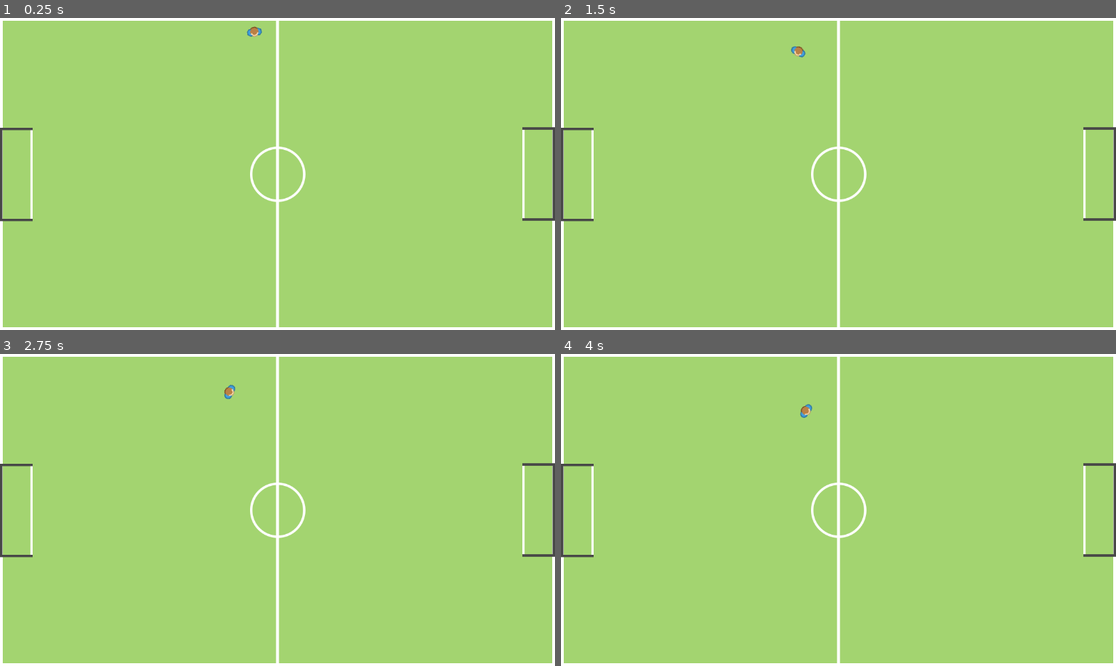
Above: before the commit, frames 1-4 (two rows, left to right).
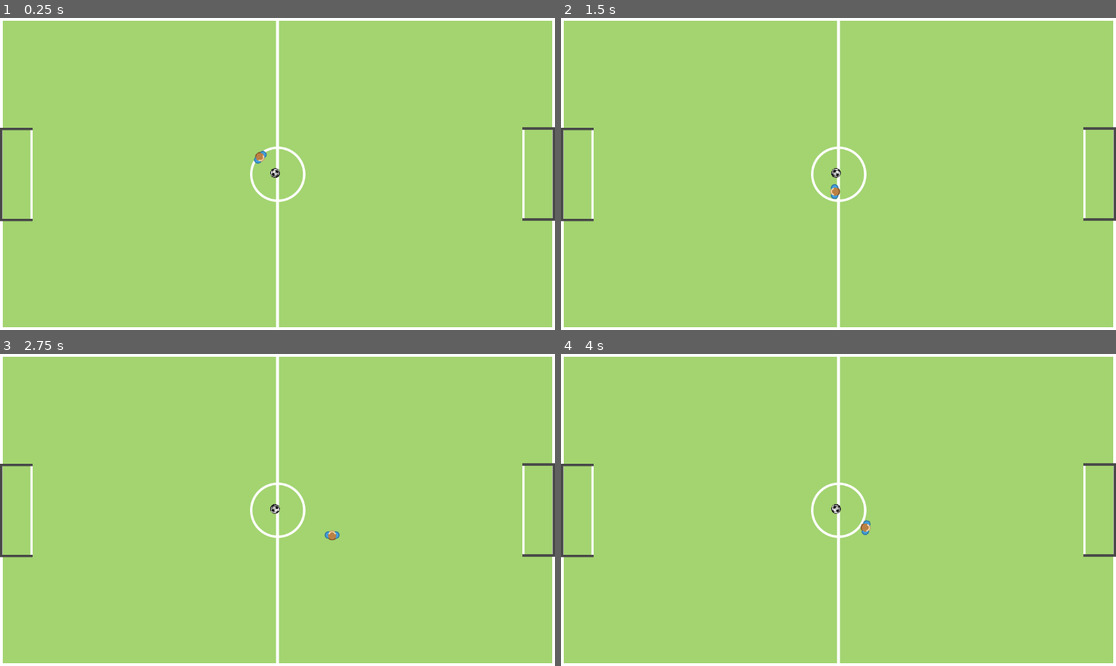
Above: after the commit, the same moments.

Repository: Jahimees/yardball
Game: Godot game, scene res://game/game_field/game_field.tscn
Same seed, same stepped clock (60 frames per second), same inputs: the game is played once before the commit and once after it. This scene is started directly instead of the project's main scene.
Inputs (mouse positions are in pixels of both pictures, inside the frame that each line leads up to):
- Up to frame 1 (0.25 s): no input
- Up to frame 2 (1.5 s): tap Enter at 0.5 s; move the mouse to (960, 158) at 0.52 s; hold D (move_right) 0.53-1.28 s; move the mouse to (727, 189) at 1.27 s; hold S (move_back) from 1.28 s (still down)
- Up to frame 3 (2.75 s): move the mouse to (333, 441) at 2.02 s; release S (move_back) at 2.03 s; hold D (move_right) from 2.03 s (still down)
- Up to frame 4 (4 s): move the mouse to (810, 572) at 2.77 s; release D (move_right) at 2.78 s; hold W (move_forward) 2.78-3.53 s; move the mouse to (1005, 556) at 3.52 s; hold A (move_left) from 3.53 s (still down)

The runs differ from the first frame. In frame 1, 0.2% of the frame differs, in the area x 44-51%, y 2-52%; in frame 2, 0.2%; in frame 3, 0.2%; in frame 4, 0.2%, in the area x 43-56%, y 16-59%.

Commit message:
another pushing

Diff:
--- a/game/ball/ball.gd
+++ b/game/ball/ball.gd
@@ -4,12 +4,12 @@
 @onready var ball_animation: AnimatedSprite2D = $ballAnimation
 
 var current_speed
-var max_speed := 1.0
+var max_speed := 1.5
 
 func _process(delta: float) -> void:
 	current_speed = linear_velocity.length()
 
-	var speed_noralized := clampf(current_speed/max_speed, 0.0, 0.5)
+	var speed_noralized := clampf(current_speed/max_speed, 0.0, 0.7)
 
 	var animation_speed := lerpf(0.1, max_speed, speed_noralized)
 
--- a/game/game_field/game_field.tscn
+++ b/game/game_field/game_field.tscn
@@ -1,7 +1,8 @@
-[gd_scene load_steps=6 format=3 uid="uid://djutivbypgy10"]
+[gd_scene load_steps=7 format=3 uid="uid://djutivbypgy10"]
 
 [ext_resource type="Texture2D" uid="uid://b1ckm81hvwwa1" path="res://assets/field/FootballGround.png" id="1_467e1"]
 [ext_resource type="PackedScene" uid="uid://ch5as1n7a7sq5" path="res://game/player/player.tscn" id="2_c38ol"]
+[ext_resource type="PackedScene" uid="uid://d33i88gcp4jxp" path="res://game/ball/ball.tscn" id="3_c38ol"]
 
 [sub_resource type="RectangleShape2D" id="RectangleShape2D_467e1"]
 size = Vector2(1155, 16.75)
@@ -19,7 +20,7 @@
 texture = ExtResource("1_467e1")
 
 [node name="Player" parent="." instance=ExtResource("2_c38ol")]
-position = Vector2(528, 29)
+position = Vector2(540, 289)
 collision_mask = 7
 
 [node name="borders" type="Node2D" parent="."]
@@ -92,3 +93,6 @@
 [node name="lg_bot_border" type="CollisionShape2D" parent="left_gate/lg_bot_border"]
 position = Vector2(34, 419.5)
 shape = SubResource("RectangleShape2D_u8ksv")
+
+[node name="ball" parent="." instance=ExtResource("3_c38ol")]
+position = Vector2(571, 322)
--- a/game/player/player.gd
+++ b/game/player/player.gd
@@ -32,7 +32,6 @@
 		velocity = direction.rotated(deg_to_rad(run_angle)) * SPEED
 
 
-
 func _on_collision_area_body_entered(body: Node2D) -> void:
 	if body is Ball:
-		body.apply_central_impulse(velocity * 0.001)
+		body.apply_central_impulse(velocity * 1.5)
